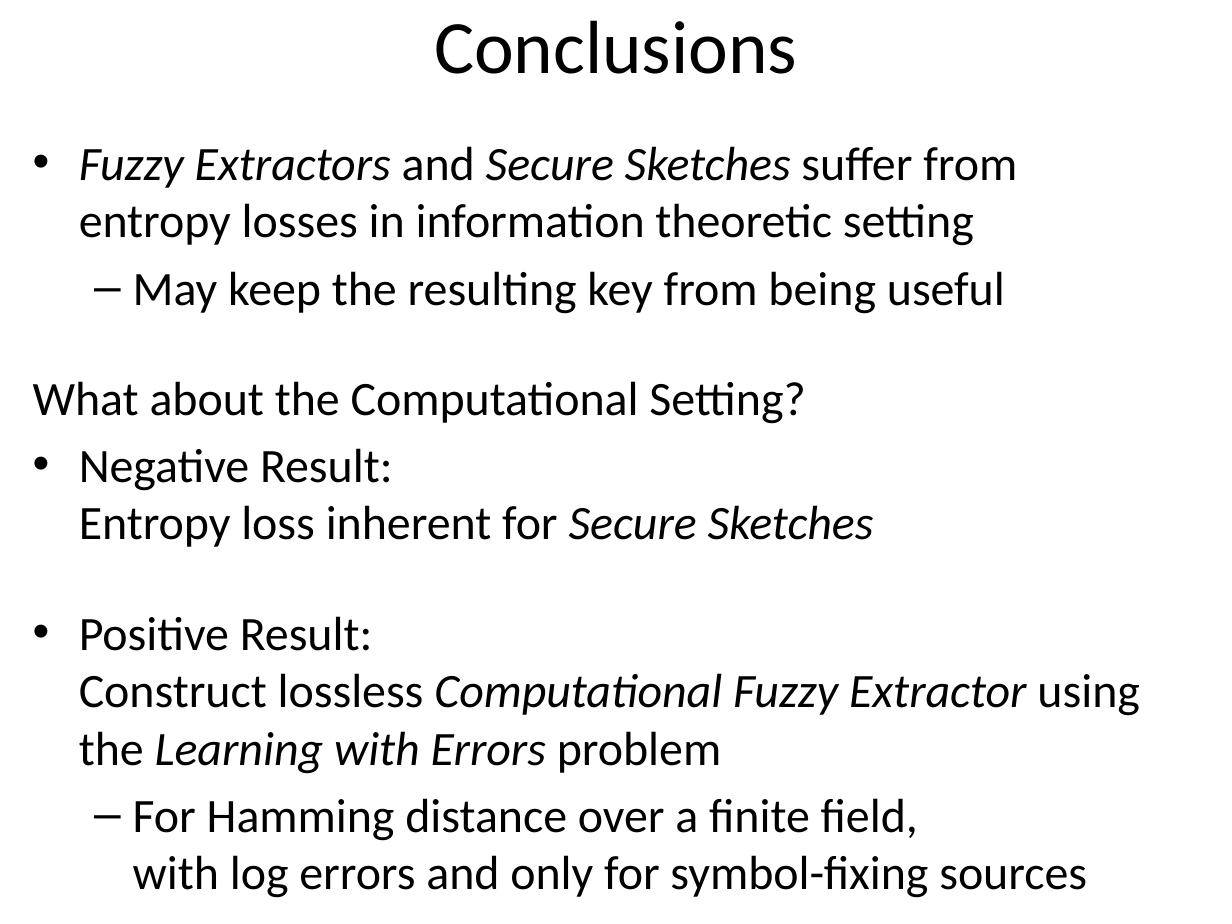
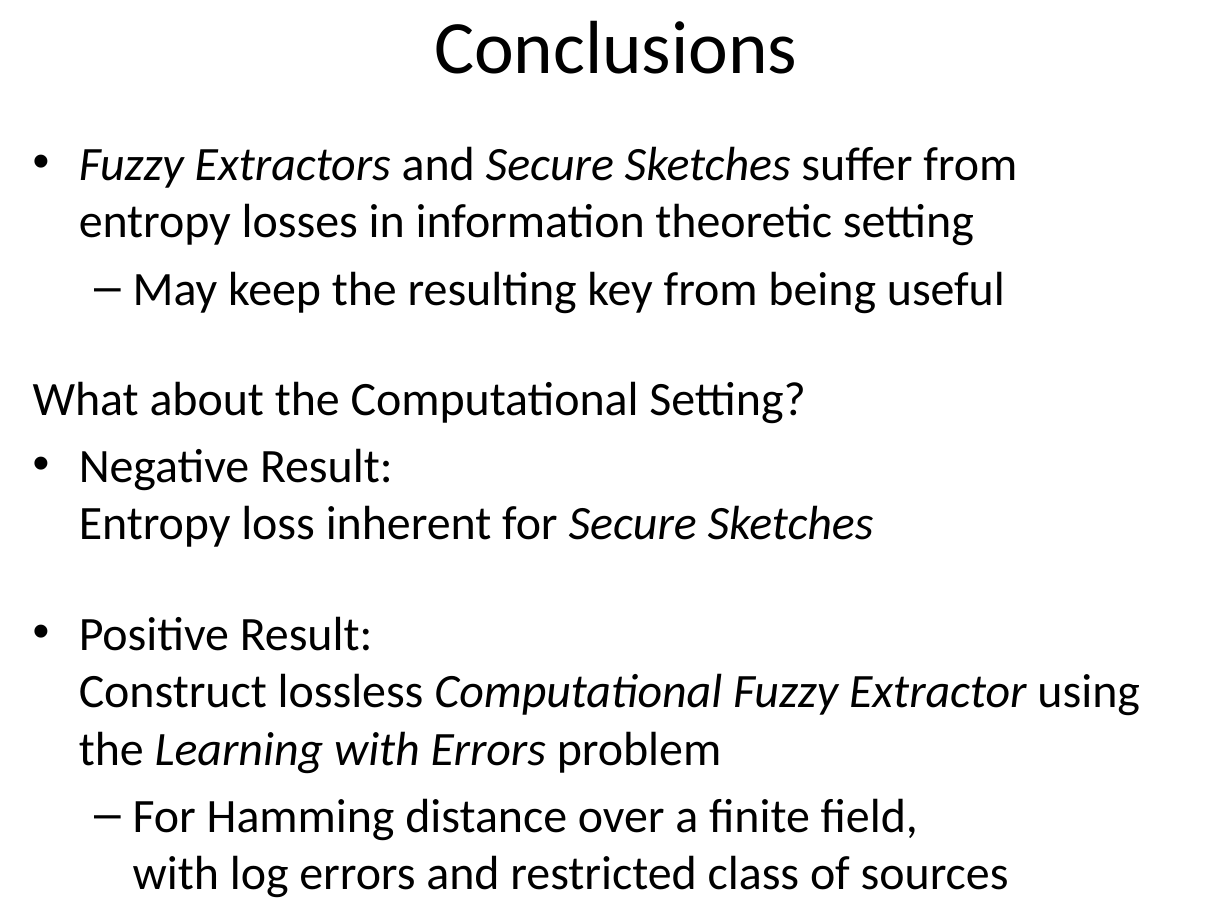
Before and after one commit to xianruimeng/comp-fuzzy-ext, a slide deck: slide 25 of ComputationalFuzzyExtractors-Asiacrypt.pptx (slide 28 before the commit). Drawn at 1232x924 pixels with LibreOffice and Linux fonts; fonts in the diff are those of the drawing. Boxes give left, top, right and bottom in pixels: in the first picture for what was removed or moved away, otherwise in the second. Text is boxed around its words. In the diff, an @@ line names an element or a change of style, - is before the commit and + after.

```diff
--- a/ComputationalFuzzyExtractors-Asiacrypt.pptx
+++ b/ComputationalFuzzyExtractors-Asiacrypt.pptx
@@ text at (133, 798, 1009, 898): text changed @@
-  – For Hamming distance over a finite field,
-    with log errors and only for symbol-fixing sources
+  – For Hamming distance over a finite field,
+    with log errors and restricted class of sources
```
Also in this commit, not shown: 11 other slides changed.
